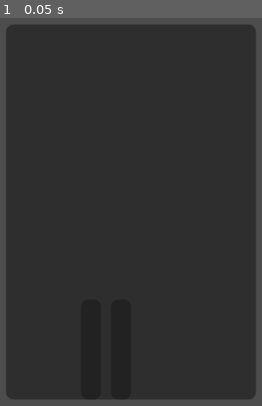
Above: before the commit, frame 1.
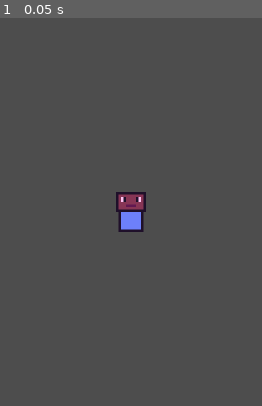
Above: after the commit, the same moment.

Repository: yfby/student-life-adventure
Game: Godot game, scene res://scenes/main/main.tscn
Two runs of this game, one before a commit and one after it. Both use one fixed random seed, a clock stepped at 60 frames per second and the inputs below.
Inputs:
- Up to frame 1 (0.05 s): no input

The runs differ from the first frame. In frame 1, 92% of the frame differs, in the area x 2-98%, y 1-99%.

Commit message:
feat: basic textures

Diff:
--- a/project.godot
+++ b/project.godot
@@ -44,5 +44,6 @@
 
 [rendering]
 
+textures/canvas_textures/default_texture_filter=0
 rendering_device/driver.windows="d3d12"
 renderer/rendering_method="mobile"
--- a/scenes/levels/classroom.tscn
+++ b/scenes/levels/classroom.tscn
@@ -1,64 +1,20 @@
 [gd_scene format=3 uid="uid://ddp0v5lvxsjto"]
+
+[ext_resource type="PackedScene" uid="uid://3w7d8nqis2ui" path="res://scenes/player/player.tscn" id="1_w3dg3"]
+
+[sub_resource type="TileSet" id="TileSet_vjpha"]
 
 [node name="Classroom" type="Node2D" unique_id=826160552]
 
 [node name="Environment" type="Node2D" parent="." unique_id=1120479614]
 
+[node name="TileMapLayer" type="TileMapLayer" parent="Environment" unique_id=1310803818]
+
 [node name="NonPlayerCharacters" type="Node2D" parent="." unique_id=1489788907]
+
+[node name="Player" parent="." unique_id=389095423 instance=ExtResource("1_w3dg3")]
 
 [node name="UI" type="CanvasLayer" parent="." unique_id=1116631070]
 
-[node name="Control" type="Control" parent="UI" unique_id=558475744]
-layout_mode = 3
-anchors_preset = 8
-anchor_left = 0.5
-anchor_top = 0.5
-anchor_right = 0.5
-anchor_bottom = 0.5
-offset_left = -50.0
-offset_top = -75.0
-offset_right = 50.0
-offset_bottom = 75.0
-grow_horizontal = 2
-grow_vertical = 2
-
-[node name="Panel" type="Panel" parent="UI/Control" unique_id=644333485]
-layout_mode = 1
-anchors_preset = 15
-anchor_right = 1.0
-anchor_bottom = 1.0
-grow_horizontal = 2
-grow_vertical = 2
-
-[node name="MarginContainer2" type="MarginContainer" parent="UI/Control/Panel" unique_id=1378922186]
-layout_mode = 1
-anchors_preset = 5
-anchor_left = 0.5
-anchor_right = 0.5
-offset_left = -40.0
-offset_top = 10.0
-offset_right = 40.0
-offset_bottom = 90.0
-grow_horizontal = 2
-
-[node name="Label" type="Label" parent="UI/Control/Panel/MarginContainer2" unique_id=603793750]
-layout_mode = 2
-
-[node name="HBoxContainer" type="HBoxContainer" parent="UI/Control/Panel" unique_id=1098935394]
-layout_mode = 1
-anchors_preset = 7
-anchor_left = 0.5
-anchor_top = 1.0
-anchor_right = 0.5
-anchor_bottom = 1.0
-offset_left = -20.0
-offset_top = -40.0
-offset_right = 20.0
-grow_horizontal = 2
-grow_vertical = 0
-
-[node name="Button" type="Button" parent="UI/Control/Panel/HBoxContainer" unique_id=1766757335]
-layout_mode = 2
-
-[node name="Button2" type="Button" parent="UI/Control/Panel/HBoxContainer" unique_id=46840]
-layout_mode = 2
+[node name="TileMapLayer" type="TileMapLayer" parent="." unique_id=1071015706]
+tile_set = SubResource("TileSet_vjpha")
--- /dev/null
+++ b/scenes/player/camera_2d.gd
@@ -0,0 +1,78 @@
+class_name PlayerCamera
+extends Camera2D
+
+@export_group("Follow")
+@export var follow_speed = 6.0  # Higher = snappier, lower = more floaty
+@export var camera_offset = Vector2(0, 0)
+@export var look_ahead_amount = Vector2(10.0, 10.0)  # Separate X/Y strength
+@export var look_ahead_speed = 3.0
+
+@export_group("Shake")
+@export var shake_decay = 1.5
+@export var sustained_decay = 3.0
+@export var max_shake_offset = Vector2(30, 30)
+@export var max_shake_roll = 0.05
+@export var noise_frequency = 0.5
+@export var noise_speed = 20.0
+
+var player: CharacterBody2D
+var look_ahead_offset = Vector2.ZERO
+
+var trauma = 0.0
+var sustained_trauma = 0.0
+var trauma_power = 2.0
+var _noise := FastNoiseLite.new()
+var _noise_t = 0.0
+
+func _ready():
+	player = get_parent()
+	_noise.seed = randi()
+	_noise.frequency = noise_frequency
+
+func _process(delta):
+	if not player:
+		return
+
+	var target_pos = player.global_position + camera_offset
+	global_position = global_position.lerp(target_pos, 1.0 - exp(-follow_speed * delta))
+
+	var target_look_ahead = Vector2.ZERO
+	if player.velocity.x != 0:
+		target_look_ahead.x = sign(player.velocity.x) * look_ahead_amount.x
+	if player.velocity.y != 0:
+		target_look_ahead.y = sign(player.velocity.y) * look_ahead_amount.y
+
+	look_ahead_offset = look_ahead_offset.lerp(target_look_ahead, 1.0 - exp(-look_ahead_speed * delta))
+	global_position += look_ahead_offset * delta * 10
+
+	_update_shake(delta)
+
+
+func _update_shake(delta):
+	if trauma > 0.0:
+		trauma = max(trauma - shake_decay * delta, 0.0)
+
+	if sustained_trauma > 0.0:
+		sustained_trauma = max(sustained_trauma - sustained_decay * delta, 0.0)
+
+	var total_trauma = clamp(trauma + sustained_trauma, 0.0, 1.0)
+	var shake_amount = pow(total_trauma, trauma_power)
+
+	_noise_t += delta * noise_speed
+
+	var offset_x = max_shake_offset.x * shake_amount * _noise.get_noise_2d(1.0, _noise_t)
+	var offset_y = max_shake_offset.y * shake_amount * _noise.get_noise_2d(100.0, _noise_t)
+	var roll = max_shake_roll * shake_amount * _noise.get_noise_2d(200.0, _noise_t)
+
+	offset = Vector2(offset_x, offset_y)
+	rotation = roll
+
+
+func add_trauma(strength: float):
+	trauma = clamp(trauma + strength, 0.0, 1.0)
+
+func shake(strength: float = 0.5):
+	add_trauma(strength)
+
+func shake_continuous(strength: float):
+	sustained_trauma = max(sustained_trauma, clamp(strength, 0.0, 1.0))
--- /dev/null
+++ b/scenes/player/player.gd
@@ -0,0 +1,41 @@
+class_name Player
+extends CharacterBody2D
+
+# Player movement
+@export_group("Movement")
+@export var move_speed: float = 125.0
+@export var acceleration: float = 300.0
+@export var friction: float = 250.0
+@export var external_velocity_decay: float = 4.0
+
+var move_velocity: Vector2 = Vector2.ZERO
+var external_velocity: Vector2 = Vector2.ZERO
+
+@onready var charge_bar: ProgressBar = %ChargeBar
+@onready var camera: PlayerCamera = $Camera2D
+
+func _ready() -> void:
+	add_to_group("player") # This makes it easier to find the player, and make references
+
+
+
+func _physics_process(delta: float) -> void:
+	movement(delta)
+	move_and_slide()
+
+
+func movement(delta: float):
+	var input_dir := Input.get_vector("left", "right", "up", "down")
+
+	if input_dir != Vector2.ZERO:
+		move_velocity = move_velocity.move_toward(input_dir * move_speed, acceleration * delta)
+	else:
+		move_velocity = move_velocity.move_toward(Vector2.ZERO, friction * delta)
+
+	external_velocity = external_velocity.lerp(Vector2.ZERO, 1.0 - exp(-external_velocity_decay * delta))
+
+	velocity = move_velocity + external_velocity
+
+# Used by other/external scripts to apply forces to the body
+func apply_force(force: Vector2):
+	external_velocity += force
--- /dev/null
+++ b/scenes/player/player.tscn
@@ -0,0 +1,27 @@
+[gd_scene format=3 uid="uid://3w7d8nqis2ui"]
+
+[ext_resource type="Script" uid="uid://bv3vash5e1hlo" path="res://scenes/player/player.gd" id="1_8afob"]
+[ext_resource type="Script" uid="uid://d0ub4088ltlqx" path="res://scenes/player/camera_2d.gd" id="2_dovo2"]
+[ext_resource type="Texture2D" uid="uid://dpxm8yw0ghvav" path="res://assets/art/sprites/player.png" id="3_gmlin"]
+
+[sub_resource type="RectangleShape2D" id="RectangleShape2D_vjpha"]
+size = Vector2(12, 16)
+
+[node name="Player" type="CharacterBody2D" unique_id=389095423]
+script = ExtResource("1_8afob")
+
+[node name="CollisionShape2D" type="CollisionShape2D" parent="." unique_id=1583880687]
+shape = SubResource("RectangleShape2D_vjpha")
+
+[node name="Camera2D" type="Camera2D" parent="." unique_id=151585069]
+script = ExtResource("2_dovo2")
+
+[node name="DashTimer" type="Timer" parent="." unique_id=1692030540]
+
+[node name="InvinicbiltyTimer" type="Timer" parent="." unique_id=1763970697]
+
+[node name="Sprite2D" type="Sprite2D" parent="." unique_id=1705377266]
+texture = ExtResource("3_gmlin")
+
+[connection signal="timeout" from="DashTimer" to="." method="_on_dash_timer_timeout"]
+[connection signal="timeout" from="InvinicbiltyTimer" to="." method="_on_invinicbilty_timer_timeout"]
Binary file added: assets/art/props/marker.png
Not shown, added: assets/art/props/marker.png.import
Binary file added: assets/art/props/objects.png
Not shown, changed: assets/art/props/objects.png.import
Binary file added: assets/art/sprites/player.png
Not shown, added: assets/art/sprites/player.png.import
Binary file added: assets/art/sprites/teacher.png
Not shown, added: assets/art/sprites/teacher.png.import
Binary file added: assets/art/tilemap/tilemap.png
Not shown, changed: assets/art/tilemap/tilemap.png.import
Renamed: assets/pixel_art/void.png -> assets/art/tilemap/void.png
Not shown, added: assets/art/tilemap/void.png.import
(and 9 more such lines)
